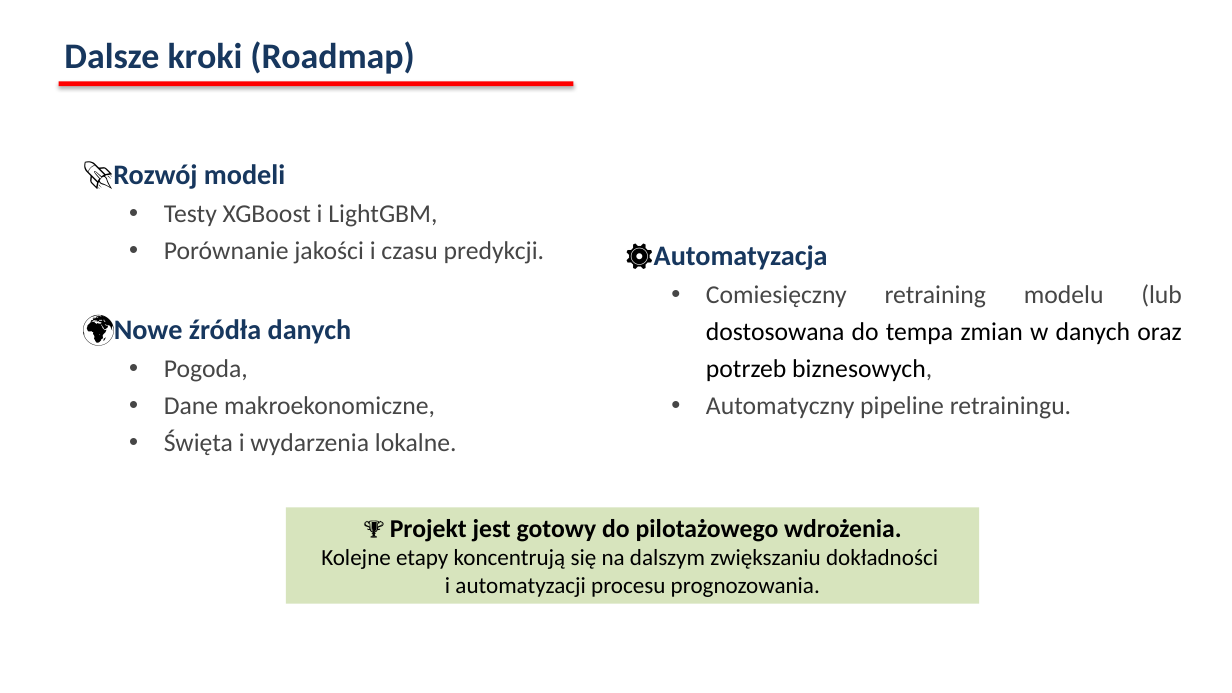
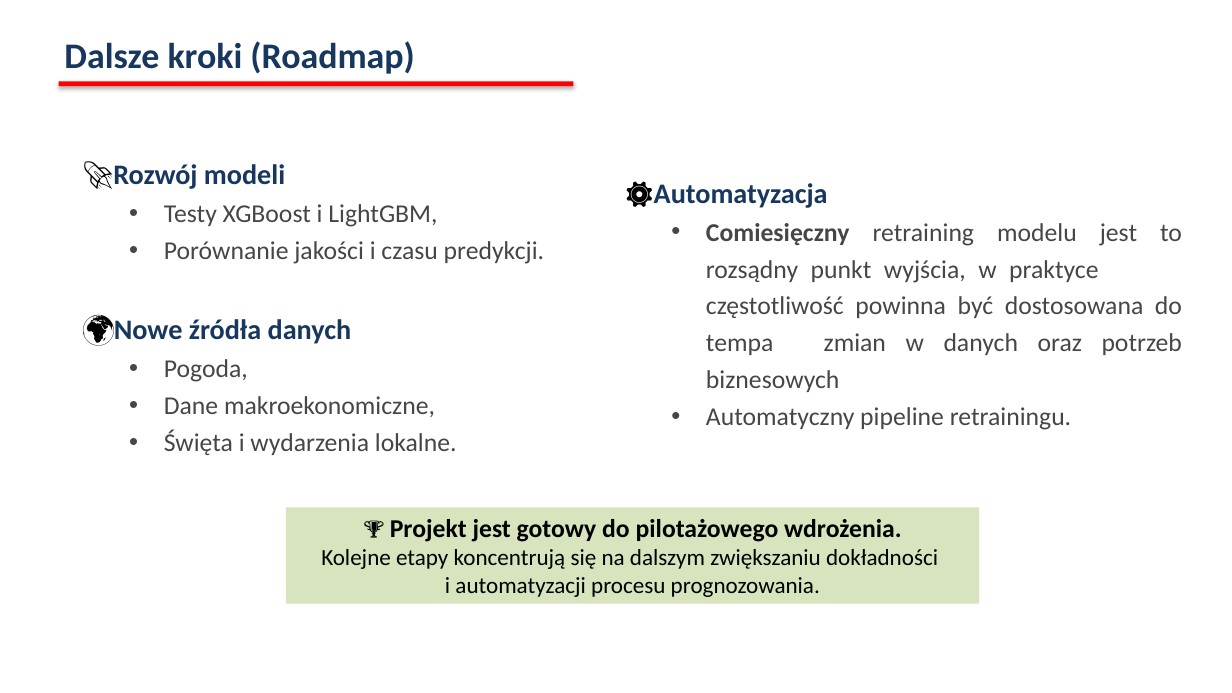
Before and after one commit to infoshareacademy/jdszr24-grupa-1, a slide deck: slide 9 of presentation/Rossmann_presentation.pptx. Drawn at 1232x693 pixels with LibreOffice and Linux fonts; fonts in the diff are those of the drawing. Boxes give left, top, right and bottom in pixels: in the first picture for what was removed or moved away, otherwise in the second. Text is boxed around its words. In the diff, an @@ line names an element or a change of style, - is before the commit and + after.

```diff
--- a/presentation/Rossmann_presentation.pptx
+++ b/presentation/Rossmann_presentation.pptx
@@ text "⚙️Automatyzacja": place and size @@
-text "⚙️Automatyzacja" at (654, 245, 1182, 419)
+text "⚙️Automatyzacja" at (654, 183, 1182, 430)
@@ text at (706, 223, 1182, 392): text changed; text colour #000000 to #464646 @@
-  • Comiesięczny retraining modelu (lub dostosowana do tempa zmian w danych oraz potrzeb biznesowych,
+  • Comiesięczny retraining modelu jest to rozsądny punkt wyjścia, w praktyce częstotliwość powinna być dostosowana do tempa zmian w danych oraz potrzeb biznesowych
@@ text at (706, 407, 1071, 430): alignment left to justified @@
```
Also in this commit, not shown: 3 other slides changed, 1 other file.
